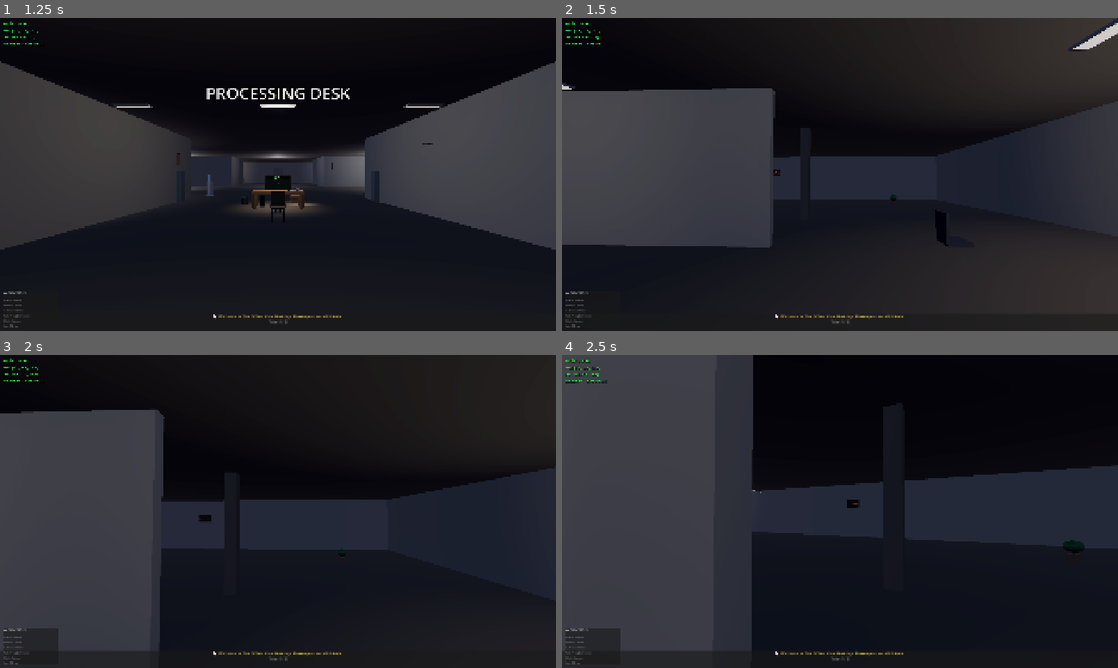
Above: before the commit, frames 1-4 (two rows, left to right).
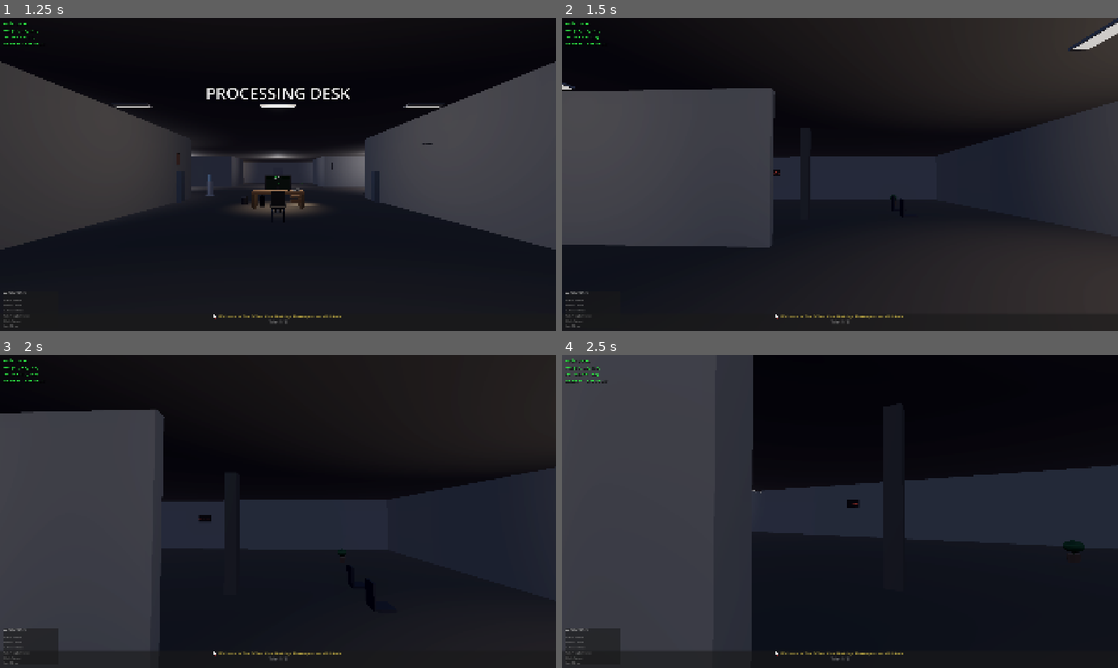
Above: after the commit, the same moments.

Repository: ThanhNguyxn/the-stamp-office
Game: Godot game, scene res://scenes/Main.tscn
The game is run twice, just before and just after one commit, with the same random seed, the same clock (stepped at 60 frames per second) and the same inputs.
Inputs (mouse positions are in pixels of both pictures, inside the frame that each line leads up to):
- Up to frame 1 (1.25 s): click "▶ START SHIFT" at 0.5 s
- Up to frame 2 (1.5 s): tap Enter at 1.25 s; move the mouse to (867, 174) at 1.27 s; hold W (move_forward) from 1.28 s (still down); tap E (interact_desk) at 1.35 s
- Up to frame 3 (2 s): keep holding W (move_forward); tap Space (move_jump) at 1.52 s
- Up to frame 4 (2.5 s): keep holding W (move_forward); move the mouse to (812, 511) at 2.02 s; tap Shift (move_sprint) at 2.1 s; tap Space (move_jump) at 2.27 s

Frame 1 is identical in both runs. In frame 2, 0.1% of the frame differs, in the area x 59-70%, y 56-73%; in frame 3, less than 0.1%; in frame 4, nothing differs.

Commit message:
feat: Improve Reception area with proper waiting setup
Reception upgrades:
- Larger reception counter (3m wide) with front panel
- Number dispenser (red) on counter for queue system
- Welcome mat at entrance
- Queue rope barrier with 2 golden posts
- Magazine table with magazines for waiting area
- 4 waiting chairs (2 left, 2 right of queue area)

Classic bureaucratic waiting room aesthetic

Diff:
--- a/game/scenes/Office3D.tscn
+++ b/game/scenes/Office3D.tscn
@@ -716,6 +716,52 @@
 [sub_resource type="BoxShape3D" id="BoxShape_counter"]
 size = Vector3(1.5, 0.9, 0.6)
 
+[sub_resource type="BoxMesh" id="BoxMesh_magazine_table"]
+size = Vector3(0.6, 0.4, 0.6)
+
+[sub_resource type="BoxMesh" id="BoxMesh_number_dispenser"]
+size = Vector3(0.15, 0.25, 0.1)
+
+[sub_resource type="StandardMaterial3D" id="Material_number_dispenser"]
+albedo_color = Color(0.8, 0.2, 0.2, 1)
+metallic = 0.3
+roughness = 0.4
+
+[sub_resource type="BoxMesh" id="BoxMesh_rope_post"]
+size = Vector3(0.08, 1.0, 0.08)
+
+[sub_resource type="CylinderMesh" id="CylinderMesh_rope_top"]
+top_radius = 0.06
+bottom_radius = 0.06
+height = 0.05
+
+[sub_resource type="CylinderMesh" id="CylinderMesh_rope"]
+top_radius = 0.02
+bottom_radius = 0.02
+height = 1.5
+
+[sub_resource type="StandardMaterial3D" id="Material_rope_post"]
+albedo_color = Color(0.7, 0.6, 0.2, 1)
+metallic = 0.7
+roughness = 0.2
+
+[sub_resource type="StandardMaterial3D" id="Material_rope"]
+albedo_color = Color(0.6, 0.1, 0.15, 1)
+roughness = 0.8
+
+[sub_resource type="BoxMesh" id="BoxMesh_welcome_mat"]
+size = Vector3(1.5, 0.02, 0.8)
+
+[sub_resource type="StandardMaterial3D" id="Material_welcome_mat"]
+albedo_color = Color(0.3, 0.25, 0.2, 1)
+roughness = 0.95
+
+[sub_resource type="BoxMesh" id="BoxMesh_reception_counter"]
+size = Vector3(3.0, 1.1, 0.8)
+
+[sub_resource type="BoxShape3D" id="BoxShape_reception_counter"]
+size = Vector3(3.0, 1.1, 0.8)
+
 [sub_resource type="BoxMesh" id="BoxMesh_old_papers"]
 size = Vector3(0.35, 0.15, 0.25)
 
@@ -1564,18 +1610,79 @@
 transform = Transform3D(1, 0, 0, 0, 1, 0, 0, 0, 1, 0, 0, 16)
 
 [node name="Counter" type="MeshInstance3D" parent="Reception"]
+transform = Transform3D(1, 0, 0, 0, 1, 0, 0, 0, 1, 0, 0.55, 0)
+mesh = SubResource("BoxMesh_reception_counter")
+surface_material_override/0 = SubResource("Material_desk")
+
+[node name="CounterFront" type="MeshInstance3D" parent="Reception"]
+transform = Transform3D(1, 0, 0, 0, 1, 0, 0, 0, 1, 0, 0.55, 0.35)
+mesh = SubResource("BoxMesh_reception_counter")
+surface_material_override/0 = SubResource("Material_desk_leg")
+
+[node name="CounterCollision" type="StaticBody3D" parent="Reception"]
+transform = Transform3D(1, 0, 0, 0, 1, 0, 0, 0, 1, 0, 0.55, 0)
+
+[node name="CollisionShape3D" type="CollisionShape3D" parent="Reception/CounterCollision"]
+shape = SubResource("BoxShape_reception_counter")
+
+[node name="NumberDispenser" type="MeshInstance3D" parent="Reception"]
+transform = Transform3D(1, 0, 0, 0, 1, 0, 0, 0, 1, 1.2, 1.2, 0.3)
+mesh = SubResource("BoxMesh_number_dispenser")
+surface_material_override/0 = SubResource("Material_number_dispenser")
+
+[node name="WelcomeMat" type="MeshInstance3D" parent="Reception"]
+transform = Transform3D(1, 0, 0, 0, 1, 0, 0, 0, 1, 0, 0.01, 2)
+mesh = SubResource("BoxMesh_welcome_mat")
+surface_material_override/0 = SubResource("Material_welcome_mat")
+
+[node name="RopePost1" type="Node3D" parent="Reception"]
+transform = Transform3D(1, 0, 0, 0, 1, 0, 0, 0, 1, -3, 0, -1)
+
+[node name="Post" type="MeshInstance3D" parent="Reception/RopePost1"]
 transform = Transform3D(1, 0, 0, 0, 1, 0, 0, 0, 1, 0, 0.5, 0)
-mesh = SubResource("BoxMesh_counter")
-surface_material_override/0 = SubResource("Material_counter")
-
-[node name="CounterCollision" type="StaticBody3D" parent="Reception"]
+mesh = SubResource("BoxMesh_rope_post")
+surface_material_override/0 = SubResource("Material_rope_post")
+
+[node name="Top" type="MeshInstance3D" parent="Reception/RopePost1"]
+transform = Transform3D(1, 0, 0, 0, 1, 0, 0, 0, 1, 0, 1.0, 0)
+mesh = SubResource("CylinderMesh_rope_top")
+surface_material_override/0 = SubResource("Material_rope_post")
+
+[node name="RopePost2" type="Node3D" parent="Reception"]
+transform = Transform3D(1, 0, 0, 0, 1, 0, 0, 0, 1, 3, 0, -1)
+
+[node name="Post" type="MeshInstance3D" parent="Reception/RopePost2"]
 transform = Transform3D(1, 0, 0, 0, 1, 0, 0, 0, 1, 0, 0.5, 0)
-
-[node name="CollisionShape3D" type="CollisionShape3D" parent="Reception/CounterCollision"]
-shape = SubResource("BoxShape_counter")
+mesh = SubResource("BoxMesh_rope_post")
+surface_material_override/0 = SubResource("Material_rope_post")
+
+[node name="Top" type="MeshInstance3D" parent="Reception/RopePost2"]
+transform = Transform3D(1, 0, 0, 0, 1, 0, 0, 0, 1, 0, 1.0, 0)
+mesh = SubResource("CylinderMesh_rope_top")
+surface_material_override/0 = SubResource("Material_rope_post")
+
+[node name="Rope" type="MeshInstance3D" parent="Reception"]
+transform = Transform3D(0, 0, 1, 0, 1, 0, -1, 0, 0, 0, 0.9, -1)
+mesh = SubResource("CylinderMesh_rope")
+surface_material_override/0 = SubResource("Material_rope")
+
+[node name="MagazineTable" type="MeshInstance3D" parent="Reception"]
+transform = Transform3D(1, 0, 0, 0, 1, 0, 0, 0, 1, -6, 0.2, -2.5)
+mesh = SubResource("BoxMesh_magazine_table")
+surface_material_override/0 = SubResource("Material_table")
+
+[node name="Magazine1" type="MeshInstance3D" parent="Reception"]
+transform = Transform3D(0.98, 0, 0.17, 0, 1, 0, -0.17, 0, 0.98, -6.1, 0.45, -2.5)
+mesh = SubResource("BoxMesh_paper_single")
+surface_material_override/0 = SubResource("Material_paper")
+
+[node name="Magazine2" type="MeshInstance3D" parent="Reception"]
+transform = Transform3D(0.94, 0, -0.34, 0, 1, 0, 0.34, 0, 0.94, -5.9, 0.46, -2.45)
+mesh = SubResource("BoxMesh_paper_single")
+surface_material_override/0 = SubResource("Material_paper")
 
 [node name="WaitingChair1" type="Node3D" parent="Reception"]
-transform = Transform3D(1, 0, 0, 0, 1, 0, 0, 0, 1, -5, 0, -2)
+transform = Transform3D(1, 0, 0, 0, 1, 0, 0, 0, 1, -8, 0, -2)
 
 [node name="Seat" type="MeshInstance3D" parent="Reception/WaitingChair1"]
 transform = Transform3D(1, 0, 0, 0, 1, 0, 0, 0, 1, 0, 0.45, 0)
@@ -1588,7 +1695,7 @@
 surface_material_override/0 = SubResource("Material_chair")
 
 [node name="WaitingChair2" type="Node3D" parent="Reception"]
-transform = Transform3D(1, 0, 0, 0, 1, 0, 0, 0, 1, -3.5, 0, -2)
+transform = Transform3D(1, 0, 0, 0, 1, 0, 0, 0, 1, -9.5, 0, -2)
 
 [node name="Seat" type="MeshInstance3D" parent="Reception/WaitingChair2"]
 transform = Transform3D(1, 0, 0, 0, 1, 0, 0, 0, 1, 0, 0.45, 0)
@@ -1601,7 +1708,7 @@
 surface_material_override/0 = SubResource("Material_chair")
 
 [node name="WaitingChair3" type="Node3D" parent="Reception"]
-transform = Transform3D(1, 0, 0, 0, 1, 0, 0, 0, 1, 5, 0, -2)
+transform = Transform3D(1, 0, 0, 0, 1, 0, 0, 0, 1, 8, 0, -2)
 
 [node name="Seat" type="MeshInstance3D" parent="Reception/WaitingChair3"]
 transform = Transform3D(1, 0, 0, 0, 1, 0, 0, 0, 1, 0, 0.45, 0)
@@ -1609,6 +1716,19 @@
 surface_material_override/0 = SubResource("Material_chair")
 
 [node name="Back" type="MeshInstance3D" parent="Reception/WaitingChair3"]
+transform = Transform3D(1, 0, 0, 0, 1, 0, 0, 0, 1, 0, 0.75, -0.22)
+mesh = SubResource("BoxMesh_chair_back")
+surface_material_override/0 = SubResource("Material_chair")
+
+[node name="WaitingChair4" type="Node3D" parent="Reception"]
+transform = Transform3D(1, 0, 0, 0, 1, 0, 0, 0, 1, 9.5, 0, -2)
+
+[node name="Seat" type="MeshInstance3D" parent="Reception/WaitingChair4"]
+transform = Transform3D(1, 0, 0, 0, 1, 0, 0, 0, 1, 0, 0.45, 0)
+mesh = SubResource("BoxMesh_chair_seat")
+surface_material_override/0 = SubResource("Material_chair")
+
+[node name="Back" type="MeshInstance3D" parent="Reception/WaitingChair4"]
 transform = Transform3D(1, 0, 0, 0, 1, 0, 0, 0, 1, 0, 0.75, -0.22)
 mesh = SubResource("BoxMesh_chair_back")
 surface_material_override/0 = SubResource("Material_chair")
Not shown: 1 places in game/scenes/Office3D.tscn that only renumber resources
